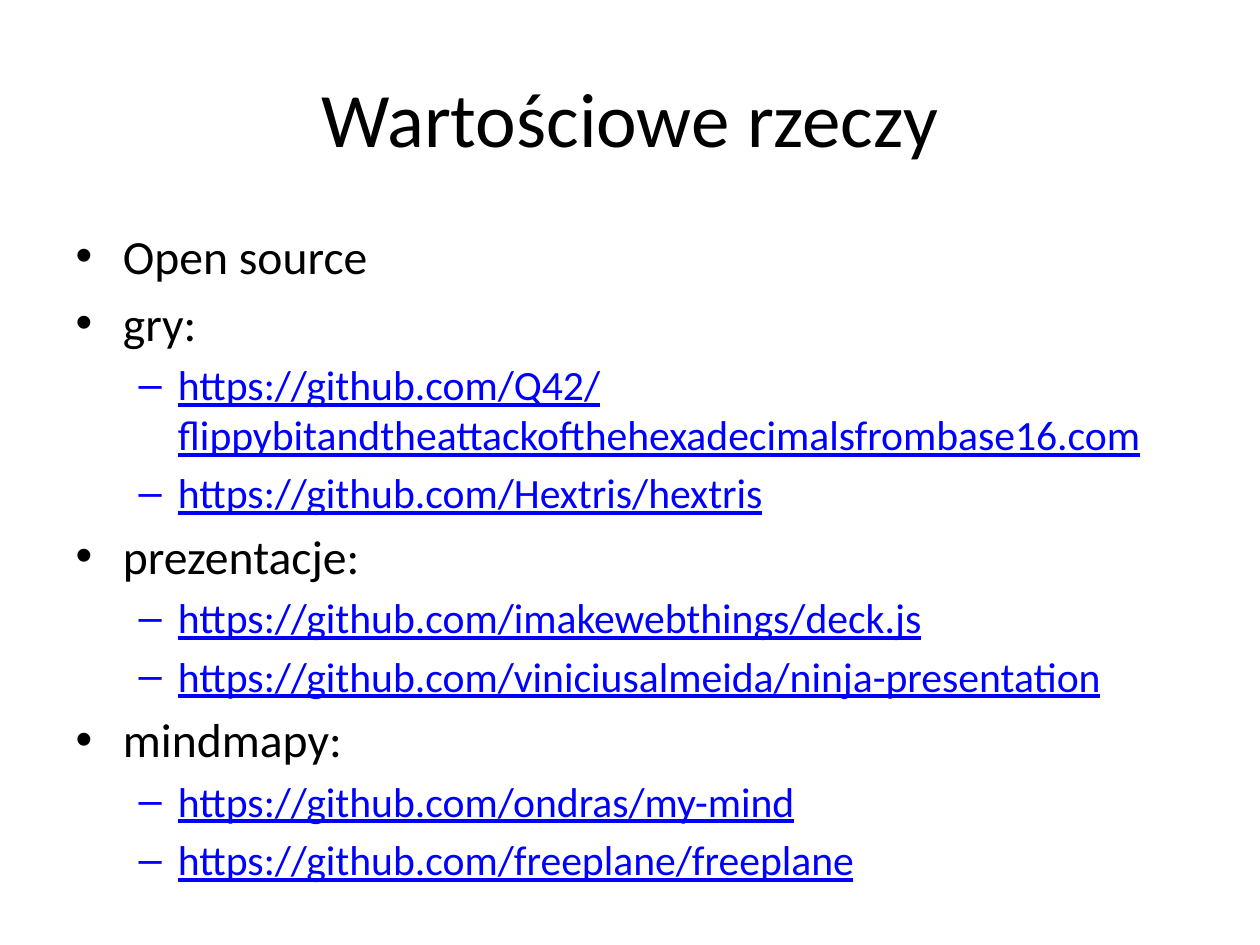
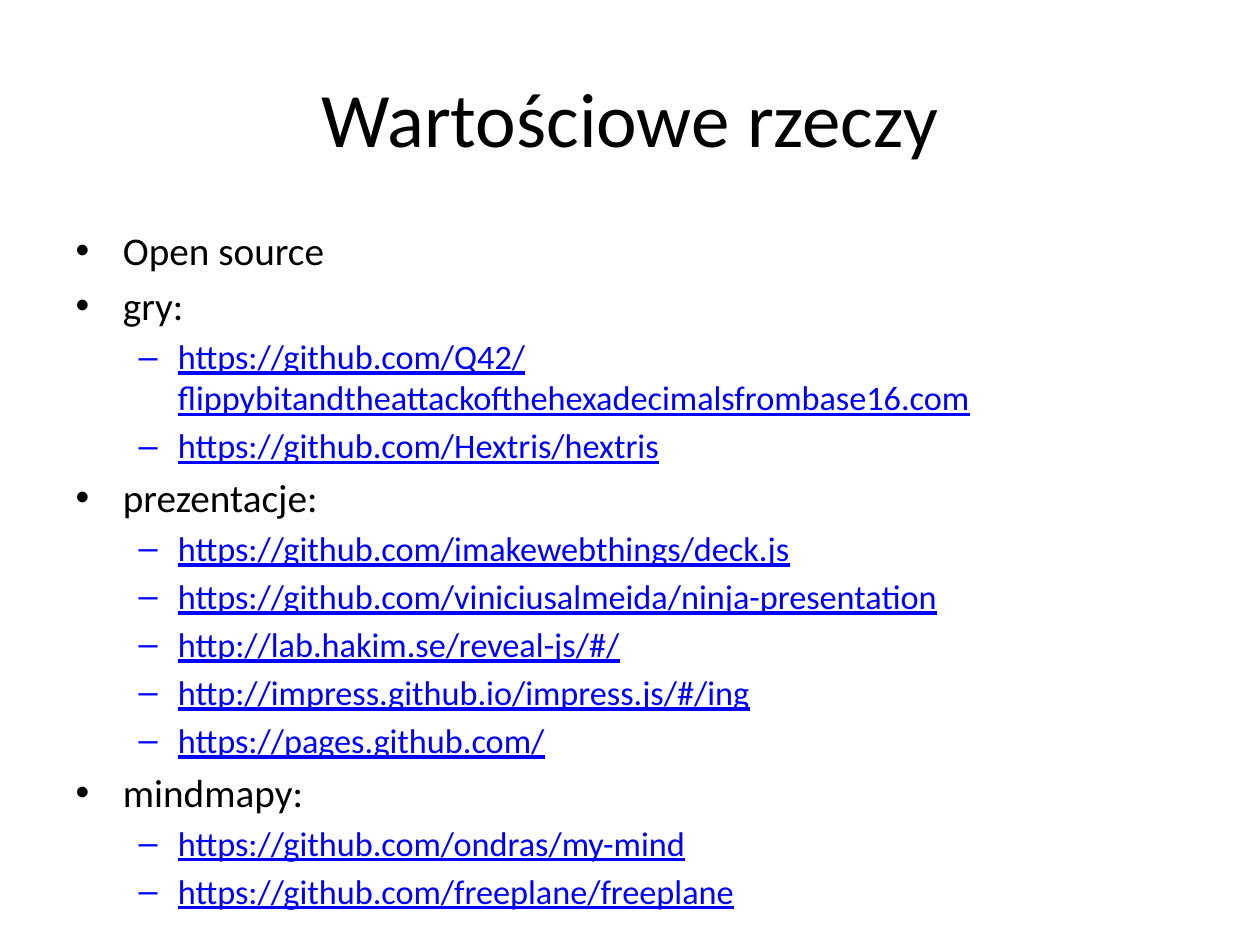
Before and after one commit to krzysztofkaluzny/codeweek, a slide deck: slide 17 of GitHub - Talk .pptx (slide 15 before the commit). Drawn at 1260x945 pixels with LibreOffice and Linux fonts; fonts in the diff are those of the drawing. Boxes give left, top, right and bottom in pixels: in the first picture for what was removed or moved away, otherwise in the second. Text is boxed around its words. In the diff, an @@ line names an element or a change of style, - is before the commit and + after.

```diff
--- a/GitHub - Talk .pptx
+++ b/GitHub - Talk .pptx
@@ text at (123,239,969,862): size 27.2 to 22.4 pt in "Open source", "gry:", "prezentacje:", "mindmapy:"; size 23.8 to 19.6 pt in "https://github.com/Q42/flippybitandtheattackofthehexadecimal ...", "https://github.com/Hextris/hextris", "https://github.com/imakewebthings/deck.js", "https://github.com/viniciusalmeida/ninja-presentation" and 2 more places @@
@@ text at (178,633,749,759): paragraphs added @@
+  – http://lab.hakim.se/reveal-js/#/
+  – http://impress.github.io/impress.js/#/ing
+  – https://pages.github.com/
```
Also in this commit, not shown: 2 slides added.
